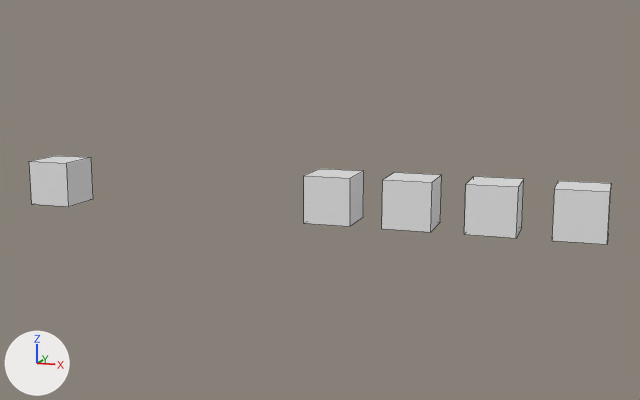
The Blender file sim/blender/snake3d.blend, before and after one commit.
Camera for both pictures: a 50 mm camera at (7.32, -5.51, 5.01) aimed at (3.66, 5.45, 2.86). Every picture has the same lights, and +X, +Y and +Z are marked at lower left. Mesh edges are drawn as thin lines.
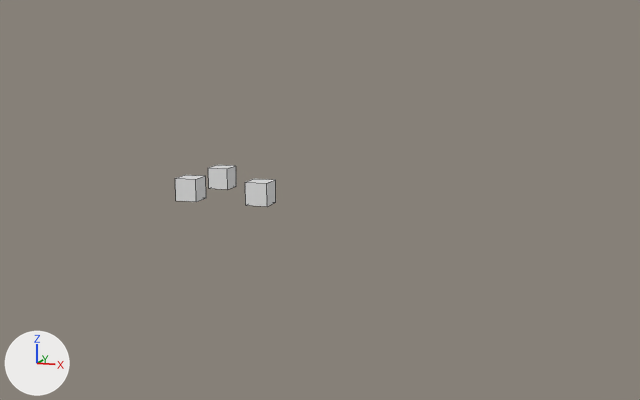
The change, as a diff of the scene's bpy script:
```diff
--- a/sim/blender/snake3d.blend.py
+++ b/sim/blender/snake3d.blend.py
@@ me_cube_022 @@
 # used by ob_cube_002; location = (6.0, 5.0, 3.0)
-me_cube_022.from_pydata(...)  # 8 vertices, 6 faces; spans x -0.3..0.3, y -0.3..0.3, z -0.3..0.3
+me_cube_022.from_pydata(...)  # 8 vertices, 6 faces; spans x -0.15..0.15, y -0.15..0.15, z -0.15..0.15
+# me_cube_022 part 3: the whole mesh is rebuilt
@@ me_cube_021 @@
 # used by ob_cube_001; location = (7.0, 5.0, 3.0)
-me_cube_021.from_pydata(...)  # 8 vertices, 6 faces; spans x -0.3..0.3, y -0.3..0.3, z -0.3..0.3
+me_cube_021.from_pydata(...)  # 8 vertices, 6 faces; spans x -0.15..0.15, y -0.15..0.15, z -0.15..0.15
+# me_cube_021 part 2: the whole mesh is rebuilt
@@ me_cube_020 @@
 # used by ob_cube; location = (0.0, 5.0, 3.0)
-me_cube_020.from_pydata(...)  # 8 vertices, 6 faces; spans x -0.3..0.3, y -0.3..0.3, z -0.3..0.3
+me_cube_020.from_pydata(...)  # 8 vertices, 6 faces; spans x -0.15..0.15, y -0.15..0.15, z -0.15..0.15
+# me_cube_020 part 1: the whole mesh is rebuilt
@@ ob_cube_004 @@
-ob_cube_004 = bpy.data.objects.new('Cube.004', me_cube_024)
-ob_cube_004.location = (4.0, 5.0, 3.0)
@@ ob_cube_003 @@
-ob_cube_003 = bpy.data.objects.new('Cube.003', me_cube_023)
-ob_cube_003.location = (5.0, 5.0, 3.0)
@@ ob_cube_002 @@
 ob_cube_002 = bpy.data.objects.new('Cube.002', me_cube_022)
-ob_cube_002.location = (6.0, 5.0, 3.0)
+ob_cube_002.location = (2.0, 6.0, 3.0)
@@ ob_cube_001 @@
 ob_cube_001 = bpy.data.objects.new('Cube.001', me_cube_021)
-ob_cube_001.location = (7.0, 5.0, 3.0)
+ob_cube_001.location = (2.0, 5.0, 3.0)
@@ ob_cube @@
 ob_cube = bpy.data.objects.new('Cube', me_cube_020)
-ob_cube.location = (0.0, 5.0, 3.0)
+ob_cube.location = (3.0, 5.0, 3.0)
```

Location of each change, [x1, y1, x2, y2] in pixels of the pictures (640 x 400 px):
'Cube.001', reshaped, moved (47% narrower, 56% shorter): before [552, 181, 611, 244]; after [175, 175, 206, 202]
'Cube.002', reshaped, moved (52% narrower, 60% shorter): before [464, 176, 524, 238]; after [208, 165, 236, 189]
'Cube', reshaped, moved (51% narrower, 46% shorter): before [29, 156, 93, 207]; after [245, 179, 276, 206]
'Cube.003', deleted: before [382, 172, 442, 232]
'Cube.004', deleted: before [304, 169, 364, 226]
